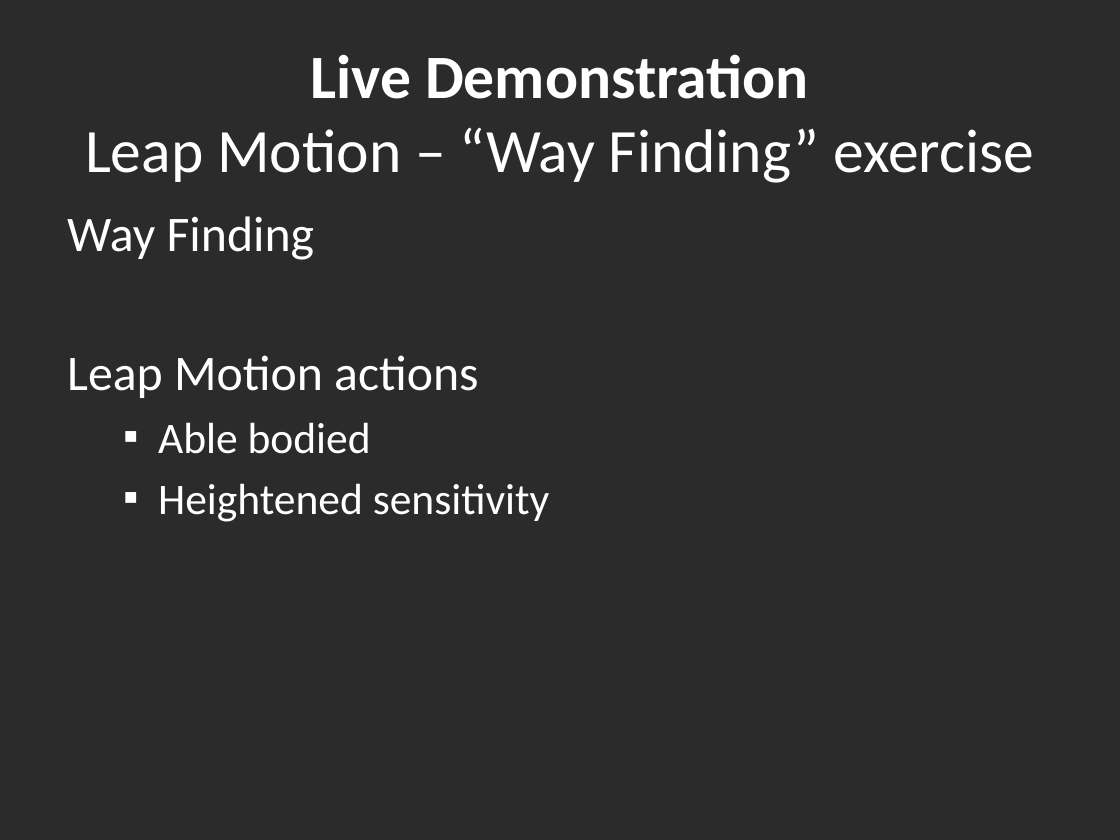
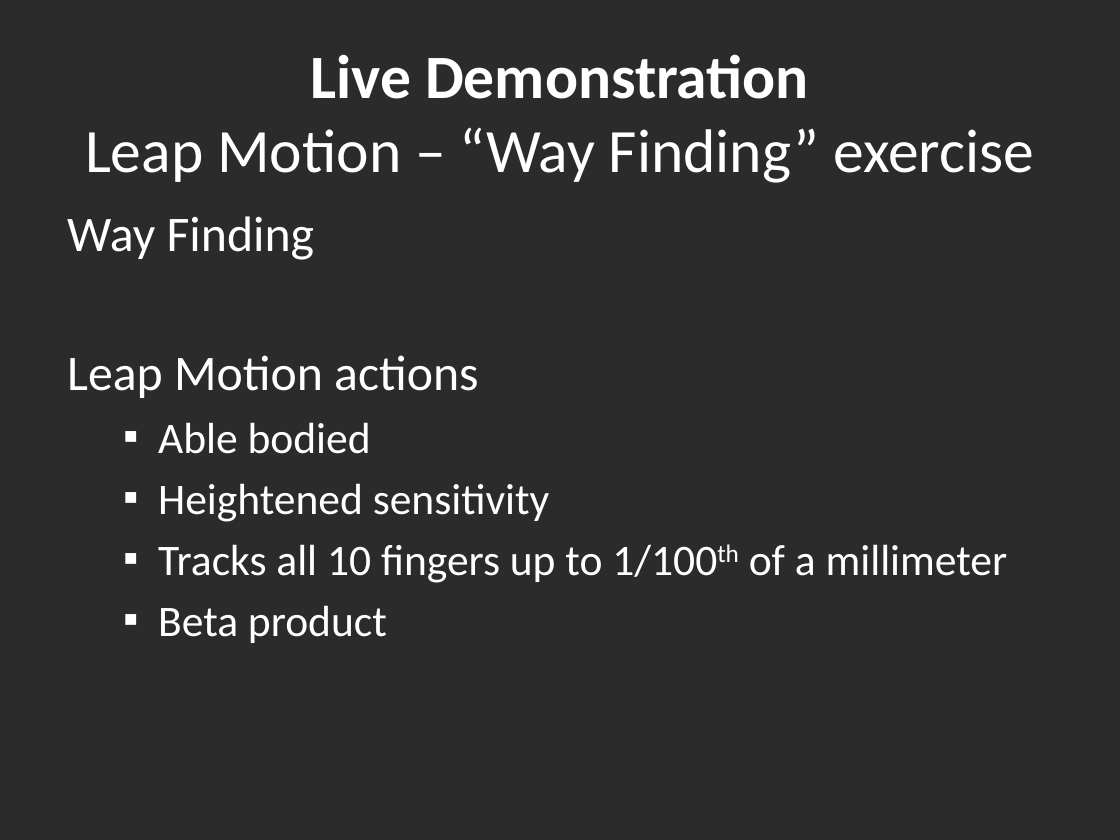
Before and after one commit to Hankli/VirtualEnvironments-Project, a slide deck: slide 13 of Documents/Presentations/Final Presentation v2.pptx. Drawn at 1120x840 pixels with LibreOffice and Linux fonts; fonts in the diff are those of the drawing; background and template pictures are left out; a plain dark background stands for a picture behind light text. Boxes give left, top, right and bottom in pixels: in the first picture for what was removed or moved away, otherwise in the second. Text is boxed around its words. In the diff, an @@ line names an element or a change of style, - is before the commit and + after.

```diff
--- a/Documents/Presentations/Final Presentation v2.pptx
+++ b/Documents/Presentations/Final Presentation v2.pptx
@@ text at (x1=158, y1=544, x2=1008, y2=643): paragraphs added @@
+  ▪ Tracks all 10 fingers up to 1/100th of a millimeter
+  ▪ Beta product
```
Also in this commit, not shown: 5 other slides changed.
